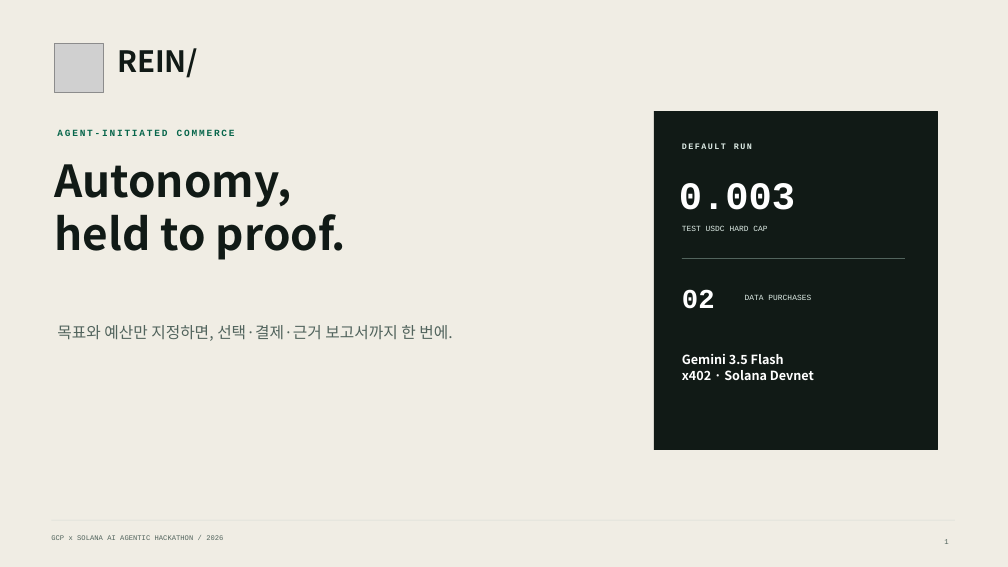
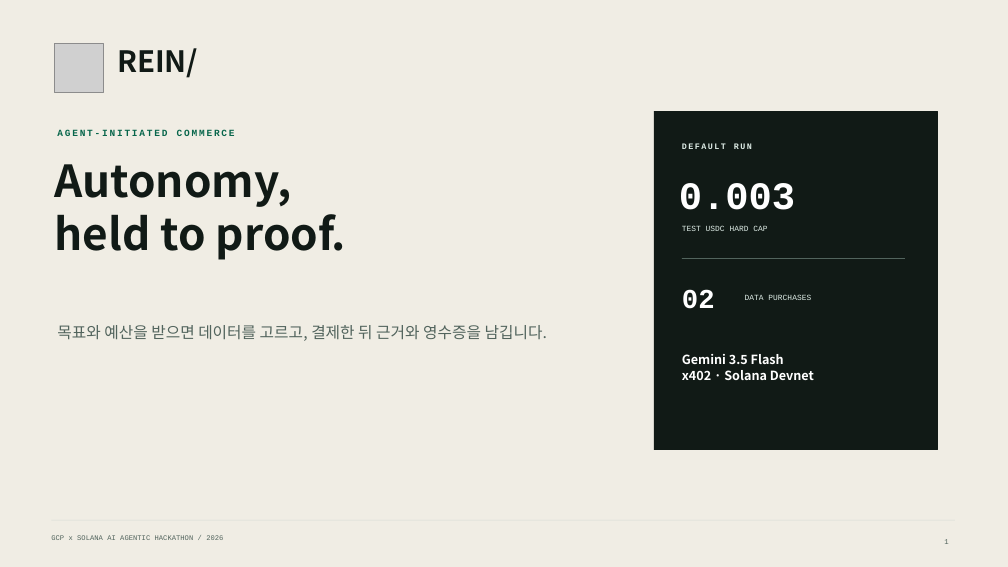
Before and after one commit to jeonsavvy/REIN, a slide deck: slide 1 of output/presentation/REIN-Hackathon-Deck.pptx. Drawn at 1008x567 pixels with LibreOffice and Linux fonts; fonts in the diff are those of the drawing; grey boxes stand for pictures. Boxes give left, top, right and bottom in pixels: in the first picture for what was removed or moved away, otherwise in the second. Text is boxed around its words. In the diff, an @@ line names an element or a change of style, - is before the commit and + after.

```diff
--- a/output/presentation/REIN-Hackathon-Deck.pptx
+++ b/output/presentation/REIN-Hackathon-Deck.pptx
@@ text at [57,325,548,341]: text changed @@
-목표와 예산만 지정하면, 선택·결제·근거 보고서까지 한 번에.
+목표와 예산을 받으면 데이터를 고르고, 결제한 뒤 근거와 영수증을 남깁니다.
```
Also in this commit, not shown: 7 other slides changed, 30 other files.
